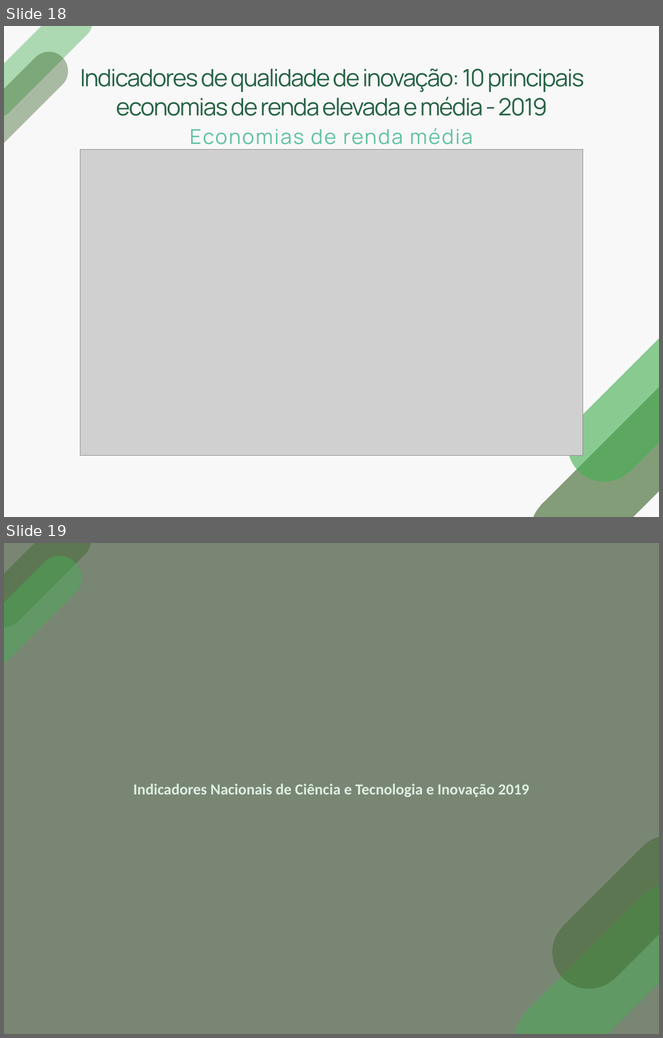
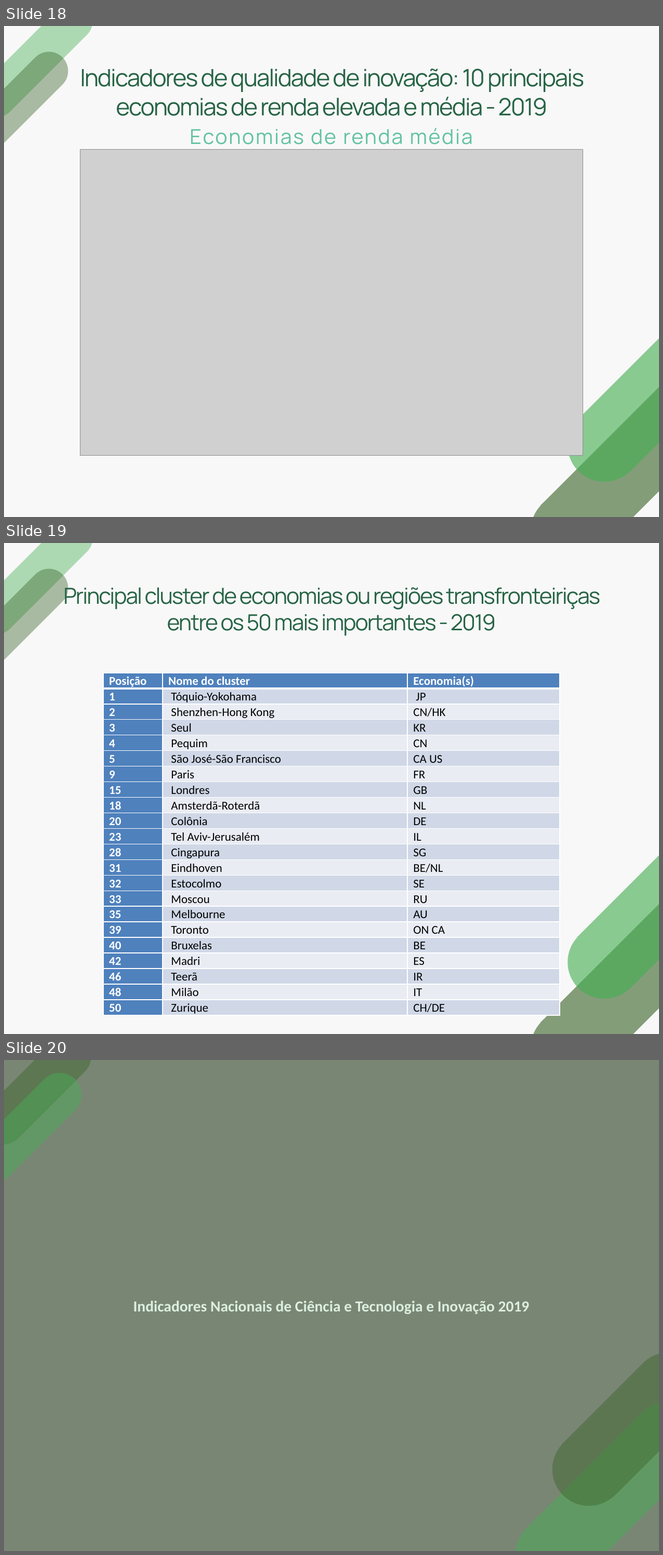
Before and after one commit to josenaldo/apresentacao-sbg-2020, a slide deck: apresentacao-sbg-2020.pptx. Shown one above the other, each under a label of ours: slides 18 and 19 before the commit, slides 18, 19 and 20 after it. The pictures are 663x1038 and 663x1555 pixels, drawn with LibreOffice and Linux fonts; fonts in the diff are those of the drawing; grey boxes stand for pictures; background and template pictures are left out. Boxes give left, top, right and bottom in pixels: in the first picture for what was removed or moved away, otherwise in the second. Text is boxed around its words. In the diff, an @@ line names an element or a change of style, - is before the commit and + after.

```diff
--- a/apresentacao-sbg-2020.pptx
+++ b/apresentacao-sbg-2020.pptx
@@ slide 19 added at box(4, 543, 659, 1034), background #F8F8F8; not listed: 4 template elements that a slide beside it also shows @@
@@ title added at box(63, 583, 600, 636), 26 pt, text #276445 @@
+Principal cluster de economias ou regiões transfronteiriças entre os 50 mais importantes - 2019
@@ table added at box(103, 673, 560, 1018), 22 rows, 3 columns @@
+Posição | Nome do cluster | Economia(s)
+1 | Tóquio-Yokohama | JP
+2 | Shenzhen-Hong Kong | CN/HK
+3 | Seul | KR
+4 | Pequim | CN
+5 | São José-São Francisco | CA US
+9 | Paris | FR
+15 | Londres | GB
+18 | Amsterdã-Roterdã | NL
+20 | Colônia | DE
+23 | Tel Aviv-Jerusalém | IL
+28 | Cingapura | SG
+31 | Eindhoven | BE/NL
+32 | Estocolmo | SE
+33 | Moscou | RU
+35 | Melbourne | AU
+39 | Toronto | ON CA
+40 | Bruxelas | BE
+42 | Madri | ES
+46 | Teerã | IR
+48 | Milão | IT
+50 | Zurique | CH/DE
@@ what was slide 19 is now slide 20 @@
```
Also in this commit, not shown: 3 other files.
